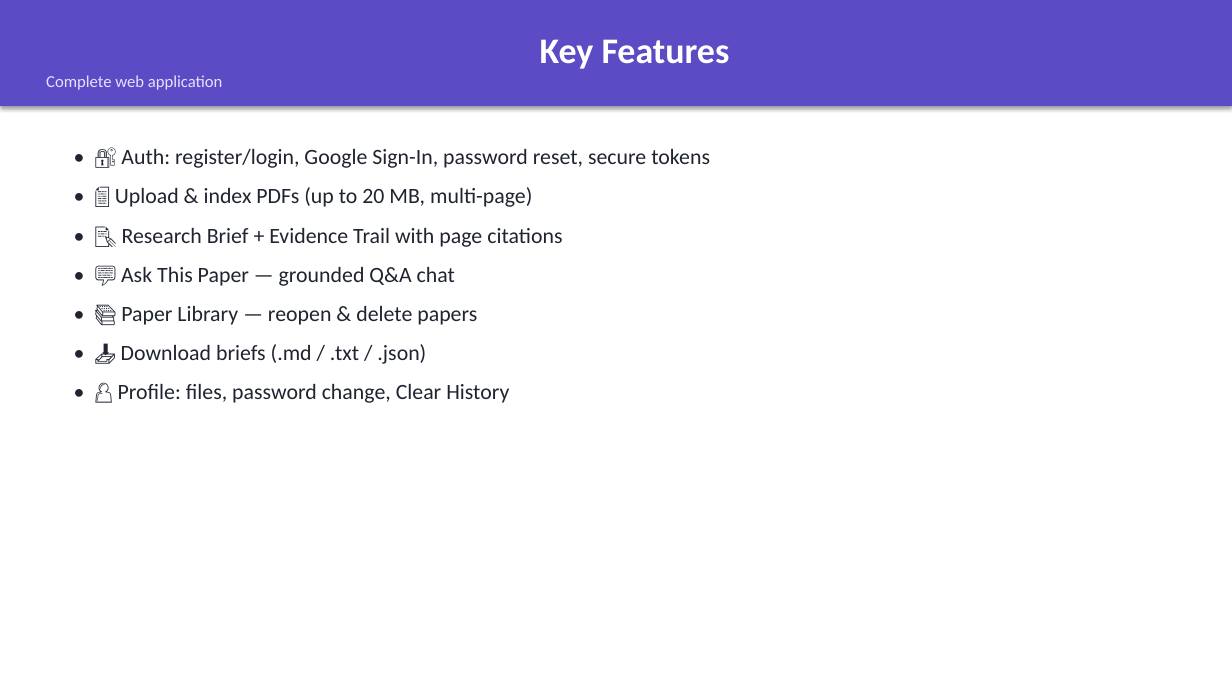
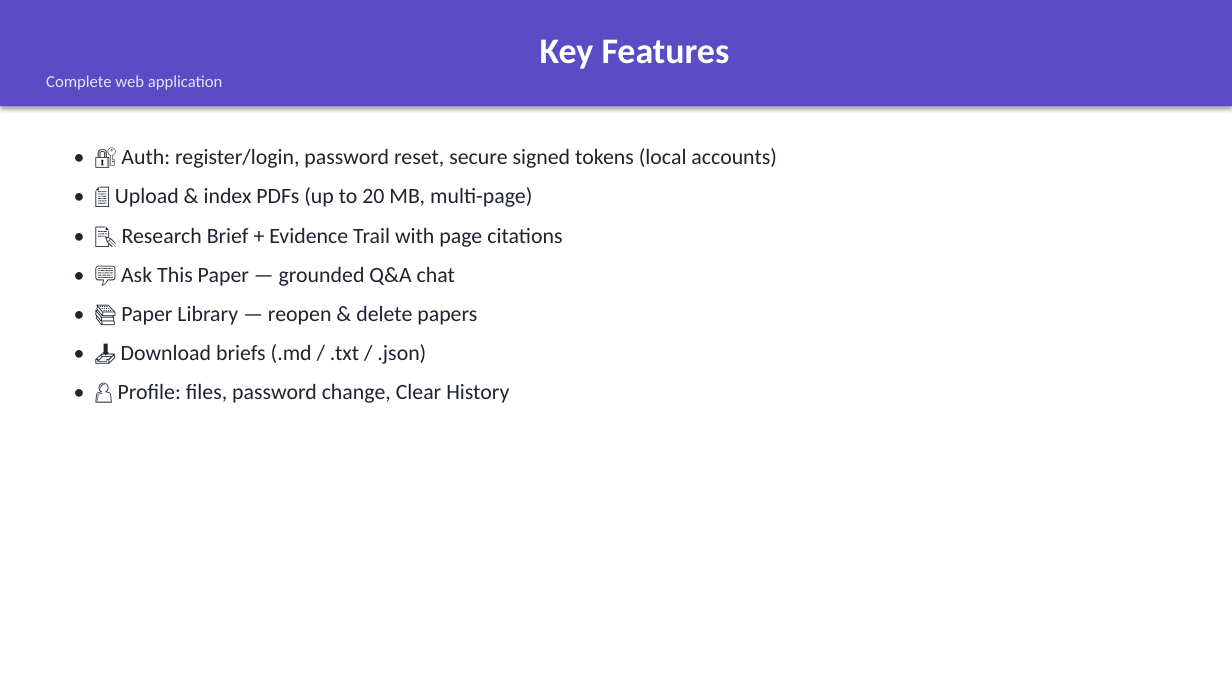
Before and after one commit to Vishal-oly/DocuQuery, a slide deck: slide 6 of docs/DocuQuery_Presentation.pptx. Drawn at 1232x693 pixels with LibreOffice and Linux fonts; fonts in the diff are those of the drawing. Boxes give left, top, right and bottom in pixels: in the first picture for what was removed or moved away, otherwise in the second. Text is boxed around its words. In the diff, an @@ line names an element or a change of style, - is before the commit and + after.

```diff
--- a/docs/DocuQuery_Presentation.pptx
+++ b/docs/DocuQuery_Presentation.pptx
@@ text at <box>121,148,777,168</box>: text changed @@
-• 🔐 Auth: register/login, Google Sign-In, password reset, secure tokens
+• 🔐 Auth: register/login, password reset, secure signed tokens (local accounts)
```
Also in this commit, not shown: 4 other slides changed, 24 other files.
